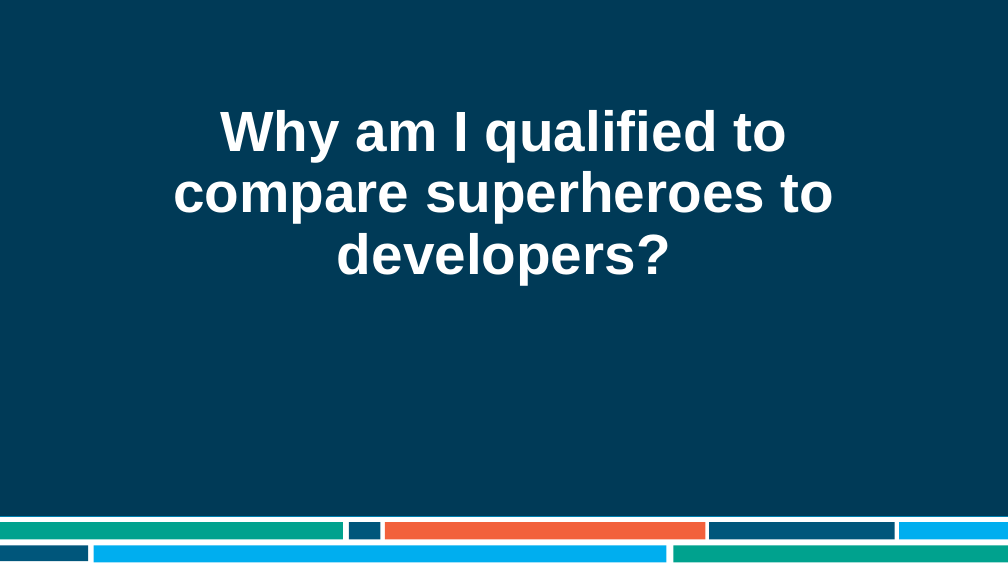
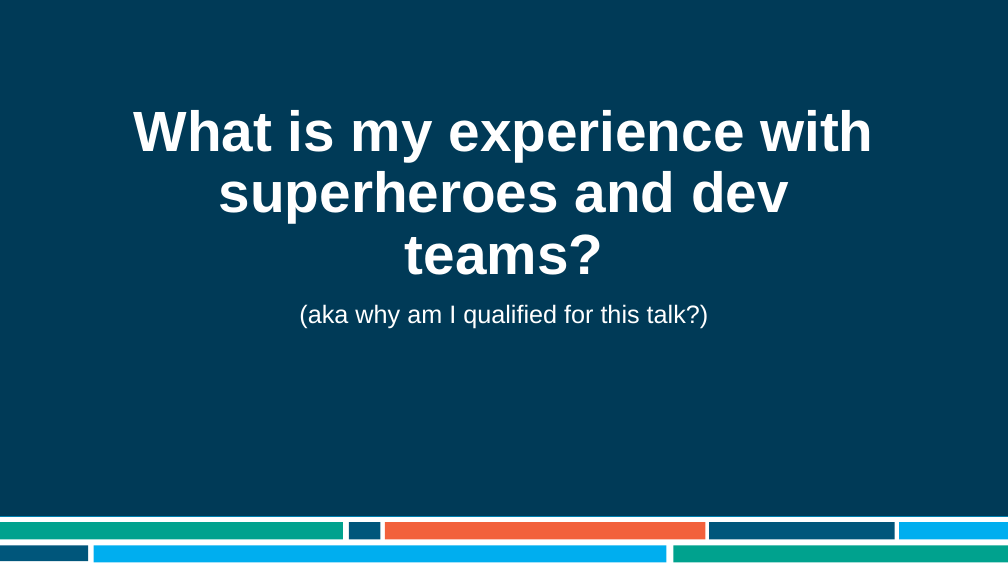
Before and after one commit to ademing/nebraska-code-2021, a slide deck: slide 2 of Presentation.pptx. Drawn at 1008x567 pixels with LibreOffice and Linux fonts; fonts in the diff are those of the drawing; background and template pictures are left out. Boxes give left, top, right and bottom in pixels: in the first picture for what was removed or moved away, otherwise in the second. Text is boxed around its words. In the diff, an @@ line names an element or a change of style, - is before the commit and + after.

```diff
--- a/Presentation.pptx
+++ b/Presentation.pptx
@@ title at (x1=134, y1=110, x2=873, y2=275): text changed @@
-Why am I qualified to compare superheroes to developers?
+What is my experience with superheroes and dev teams?
@@ subtitle added at (x1=299, y1=304, x2=709, y2=329), 24 pt, text #FFFFFF @@
+(aka why am I qualified for this talk?)
```
Also in this commit, not shown: 9 slides added, 1 slide removed.
